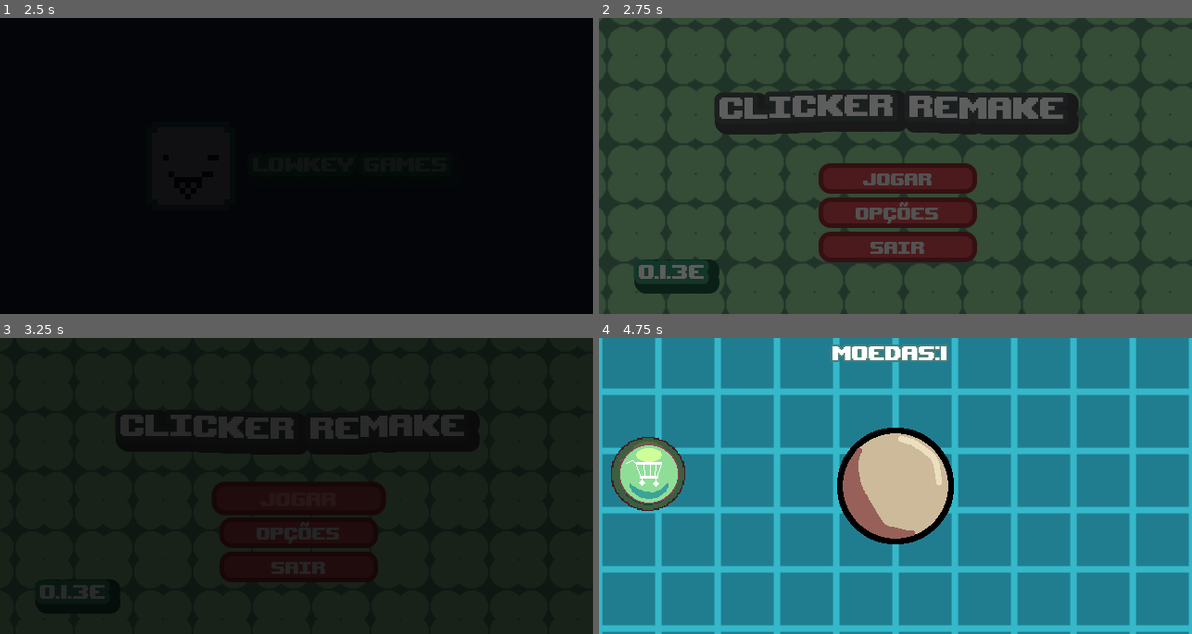
Above: before the commit, frames 1-4 (two rows, left to right).
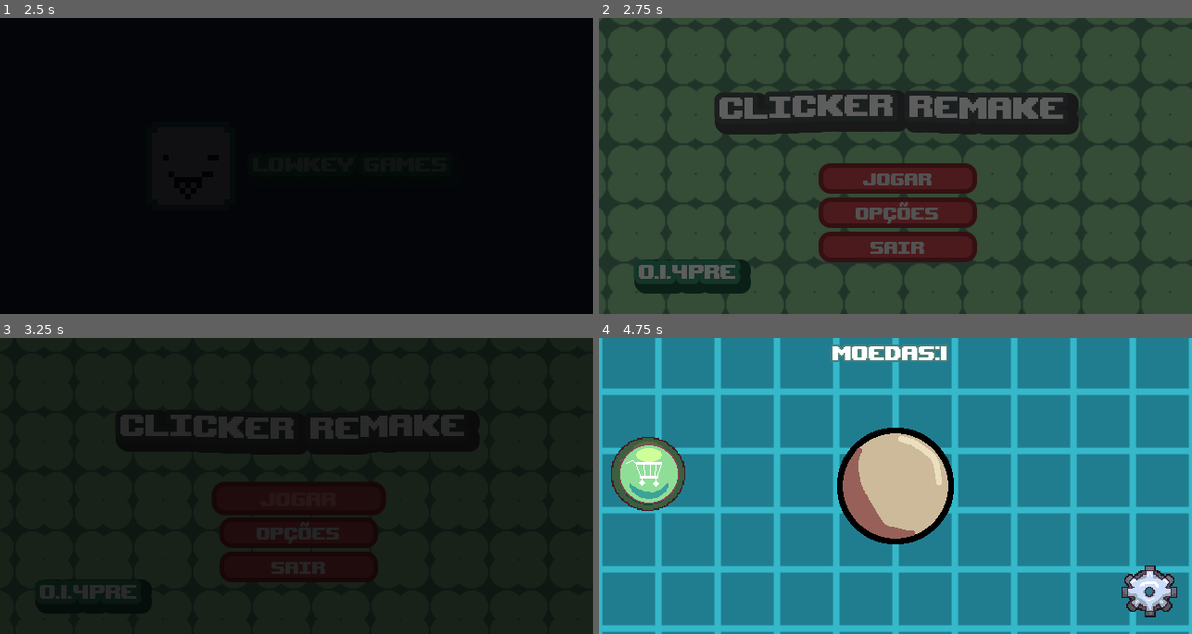
Above: after the commit, the same moments.

Repository: NormyNaoExiste/clicker-remake
Game: Godot game, scene res://Cenas/splash_screen.tscn
The game is run twice, just before and just after one commit, with the same random seed, the same clock (stepped at 60 frames per second) and the same inputs.
Inputs (mouse positions are in pixels of both pictures, inside the frame that each line leads up to):
- Up to frame 1 (2.5 s): move the mouse to (426, 151) at 0.52 s; tap Enter at 1.25 s; move the mouse to (177, 180) at 1.27 s; tap Space at 2 s; move the mouse to (355, 100) at 2.02 s
- Up to frame 2 (2.75 s): no input
- Up to frame 3 (3.25 s): click "Jogar" at 2.75 s
- Up to frame 4 (4.75 s): click (895, 486) at 3.5 s; click (1150, 589) at 4.27 s

Frame 1 is identical in both runs. In frame 2, 0.7% of the frame differs, in the area x 12-26%, y 81-94%; in frame 3, 0.2%; in frame 4, 1.1%, in the area x 88-98%, y 76-95%.

Commit message:
Banana completamente implementada

Diff:
--- a/Cenas/jogo.tscn
+++ b/Cenas/jogo.tscn
@@ -12,6 +12,7 @@
 [ext_resource type="PackedScene" uid="uid://c1d21pv3a3lxf" path="res://Cenas/fade.tscn" id="10_0iqwg"]
 [ext_resource type="Script" uid="uid://wdun4ksyiy5s" path="res://Scripts/Botões/BuyUpgradeButton.gd" id="10_j7fpx"]
 [ext_resource type="Texture2D" uid="uid://c4i2s0d4xu2cv" path="res://Assets/banana.png" id="11_0ekxr"]
+[ext_resource type="Texture2D" uid="uid://dij352v1s7u4w" path="res://Assets/cog.png" id="13_3pkuu"]
 
 [sub_resource type="ShaderMaterial" id="ShaderMaterial_p2wm8"]
 shader = ExtResource("1_ovbra")
@@ -71,6 +72,11 @@
 
 [sub_resource type="StyleBoxEmpty" id="StyleBoxEmpty_4aojw"]
 
+[sub_resource type="LabelSettings" id="LabelSettings_n6akw"]
+font = ExtResource("7_0ekxr")
+outline_size = 7
+outline_color = Color(0.19328687, 0.47863412, 0.5786003, 1)
+
 [sub_resource type="LabelSettings" id="LabelSettings_r4inx"]
 font = ExtResource("7_0ekxr")
 font_size = 30
@@ -138,8 +144,33 @@
 scale = Vector2(1.2460938, 1.2460938)
 texture = ExtResource("2_03mvh")
 
+[node name="Config" type="TextureButton" parent="." unique_id=1087339017]
+texture_filter = 1
+layout_mode = 1
+anchors_preset = -1
+anchor_left = 0.878
+anchor_top = 0.753
+anchor_right = 0.97800004
+anchor_bottom = 0.95300007
+offset_left = 0.079956055
+offset_top = 0.039993286
+offset_right = 0.079956055
+offset_bottom = 0.039978027
+grow_horizontal = 0
+grow_vertical = 0
+texture_normal = ExtResource("13_3pkuu")
+texture_pressed = ExtResource("13_3pkuu")
+script = ExtResource("5_xmmbr")
+metadata/_edit_use_anchors_ = true
+
+[node name="Sprite2D" type="Sprite2D" parent="Config" unique_id=37957874]
+modulate = Color(0.50140655, 0.5014065, 0.5014065, 1)
+z_index = -1
+position = Vector2(32, 32)
+scale = Vector2(1.246, 1.246)
+texture = ExtResource("13_3pkuu")
+
 [node name="ShopMenu" parent="." unique_id=1088958588 instance=ExtResource("8_p2wm8")]
-visible = false
 layout_mode = 1
 
 [node name="ShopSideButtons" type="VBoxContainer" parent="ShopMenu" unique_id=954783632]
@@ -193,6 +224,7 @@
 offset_bottom = 0.16000366
 theme_override_styles/panel = SubResource("StyleBoxFlat_0ekxr")
 script = ExtResource("9_r4inx")
+upgrade_name = "Banana"
 metadata/_edit_use_anchors_ = true
 
 [node name="BuyButton" type="Button" parent="ShopMenu/ShopUpgradeSlot1" unique_id=67401261]
@@ -227,6 +259,22 @@
 layout_mode = 2
 texture = ExtResource("11_0ekxr")
 
+[node name="Upgrade1Level" type="Label" parent="ShopMenu/ShopUpgradeSlot1" unique_id=2051966230]
+layout_mode = 1
+anchors_preset = -1
+anchor_left = 0.294
+anchor_top = 0.39600003
+anchor_right = 0.734
+anchor_bottom = 0.545
+offset_left = -0.046001434
+offset_top = 0.015995026
+offset_right = -8.006004
+offset_bottom = 0.069999695
+text = "LVL: 0"
+label_settings = SubResource("LabelSettings_n6akw")
+horizontal_alignment = 1
+metadata/_edit_use_anchors_ = true
+
 [node name="ShopUpgradeSlot2" type="Panel" parent="ShopMenu" unique_id=406801228]
 layout_mode = 1
 anchors_preset = -1
@@ -261,6 +309,16 @@
 script = ExtResource("10_j7fpx")
 metadata/_edit_use_anchors_ = true
 
+[node name="Upgrade2Level" type="Label" parent="ShopMenu/ShopUpgradeSlot2" unique_id=623018123]
+layout_mode = 0
+offset_left = 32.0
+offset_top = 61.0
+offset_right = 72.0
+offset_bottom = 84.0
+text = "0"
+label_settings = SubResource("LabelSettings_n6akw")
+horizontal_alignment = 1
+
 [node name="ShopUpgradeSlot3" type="Panel" parent="ShopMenu" unique_id=181903543]
 layout_mode = 1
 anchors_preset = -1
@@ -295,6 +353,16 @@
 script = ExtResource("10_j7fpx")
 metadata/_edit_use_anchors_ = true
 
+[node name="Upgrade3Level" type="Label" parent="ShopMenu/ShopUpgradeSlot3" unique_id=1335784055]
+layout_mode = 0
+offset_left = 32.0
+offset_top = 61.0
+offset_right = 72.0
+offset_bottom = 84.0
+text = "0"
+label_settings = SubResource("LabelSettings_n6akw")
+horizontal_alignment = 1
+
 [node name="MoedasLabel" type="Label" parent="." unique_id=613262782]
 texture_filter = 3
 layout_mode = 1
--- a/Cenas/menu_principal.tscn
+++ b/Cenas/menu_principal.tscn
@@ -152,7 +152,7 @@
 offset_top = 0.15997314
 offset_right = -0.16001129
 offset_bottom = -0.040008545
-text = "0.1.3e"
+text = "0.1.4pre"
 label_settings = ExtResource("4_qb56n")
 metadata/_edit_use_anchors_ = true
 
@@ -162,16 +162,19 @@
 
 [node name="OptionsExit" type="Button" parent="Options" unique_id=1869578060]
 layout_mode = 1
-anchors_preset = -1
-anchor_left = 0.48000002
-anchor_top = 0.78700006
-anchor_right = 0.558
-anchor_bottom = 0.878
-offset_left = -0.2000122
-offset_top = 0.15997314
-offset_right = -0.120025635
-offset_bottom = 0.039978027
-text = "exit"
+anchors_preset = 7
+anchor_left = 0.5
+anchor_top = 1.0
+anchor_right = 0.5
+anchor_bottom = 1.0
+offset_left = -34.5
+offset_top = -62.0
+offset_right = 34.5
+offset_bottom = -31.0
+grow_horizontal = 2
+grow_vertical = 0
+text = "resumir"
+metadata/_edit_use_anchors_ = true
 
 [connection signal="pressed" from="VBoxContainer/Quit" to="." method="_on_quit_pressed"]
 [connection signal="pressed" from="Options/OptionsExit" to="." method="_on_options_exit_pressed"]
--- a/Scripts/Botões/BuyUpgradeButton.gd
+++ b/Scripts/Botões/BuyUpgradeButton.gd
@@ -12,7 +12,8 @@
 func _on_mouse_entered():
 	shop_dialogue.show()
 	shop_upgrade_slot_1._on_mouse_entered()
-	shop_dialogue.text = str("Buy ", shop_upgrade_slot_1.upgrade_text)
+	shop_dialogue.text = str("Comprar ", shop_upgrade_slot_1.upgrade_name,
+	 " por ", shop_upgrade_slot_1.upgrade_price)
 func _on_mouse_exited():
 	shop_dialogue.hide()
 	shop_upgrade_slot_1._on_mouse_exited()
--- a/Scripts/Módulos/ShopUpgradeModule.gd
+++ b/Scripts/Módulos/ShopUpgradeModule.gd
@@ -2,8 +2,9 @@
 
 @onready var shop_dialogue: Label = $"../ShopDialogue"
 
-
+@export var upgrade_name: String
 @export var upgrade_text: String
+@export var upgrade_price: int
 
 @export var hover_scale: Vector2 = Vector2(1.1, 1.1)
 @export var pressed_scale: Vector2 = Vector2(0.9, 0.9)
--- a/Scripts/Principal/Clicker.gd
+++ b/Scripts/Principal/Clicker.gd
@@ -11,26 +11,40 @@
 @onready var shop_upgrade_slot_1: Panel = $ShopMenu/ShopUpgradeSlot1
 @onready var shop_upgrade_slot_2: Panel = $ShopMenu/ShopUpgradeSlot2
 @onready var shop_upgrade_slot_3: Panel = $ShopMenu/ShopUpgradeSlot3
+@onready var upgrade_1_level: Label = $ShopMenu/ShopUpgradeSlot1/Upgrade1Level
+@onready var upgrade_2_level: Label = $ShopMenu/ShopUpgradeSlot2/Upgrade2Level
+@onready var upgrade_3_level: Label = $ShopMenu/ShopUpgradeSlot3/Upgrade3Level
 
 
 var upgrades_disponiveis:Array = []
+var upgrades
 
 var shop:bool = false
 var shop_slot1_comprado = false
 
 var moedas:int = 0
+
 var ganho:int = 1
-
+var ganho_total:int:
+	get :
+		return (ganho*multiplicador)
+var multiplicador:int = 1
 
 func _ready() -> void:
 	fadeAnim.play("fade_out")
 	_carregar_upgrades()
 
+	upgrades = upgrades_disponiveis
+
 	#carregar textos
-	shop_upgrade_slot_1.upgrade_text = "Banana"
+	shop_upgrade_slot_1.upgrade_text = "A Banana adiciona +1 por nível no seu clique"
+	shop_upgrade_slot_1.upgrade_name = "Banana"
+	shop_upgrade_slot_1.upgrade_price = upgrades[0].custo_base
+
 
 	#shop_botoes
 	buy_button.pressed.connect(_comprar_upgrades.bind(0))
+	buy_button_2.pressed.connect(_comprar_upgrades.bind(1))
 
 
 func _carregar_upgrades():
@@ -41,7 +55,14 @@
 	banana.modificador = 1
 	banana.tipo = "clique"
 
-	upgrades_disponiveis = [banana]
+
+	var cubo = UpgradeData.new()
+	cubo.nome = "Cubo"
+	cubo.custo_base = 120
+	cubo.modificador = 2
+	cubo.tipo = "multiplicador"
+
+	upgrades_disponiveis = [banana, cubo]
 
 func _comprar_upgrades(indice: int):
 	var upgrade = upgrades_disponiveis[indice]
@@ -50,7 +71,25 @@
 	if moedas >= custo:
 		moedas -= custo
 		upgrade.nivel += 1
-		ganho += upgrade.modificador
+
+		match upgrade.tipo:
+			"clique":
+				ganho += upgrade.modificador
+			"multiplicador":
+				multiplicador *= upgrade.modificador
+
+		var novo_custo = upgrade.custo_base * (upgrade.nivel + 1)
+
+		match indice:
+			0:
+				upgrade_1_level.text = str("LVL: ", upgrade.nivel)
+				shop_upgrade_slot_1.upgrade_text = str(
+					"Banana está dando: +", ganho, " por clique")
+				shop_upgrade_slot_1.upgrade_price = novo_custo
+
+			1:
+				upgrade_2_level.text = str(upgrade.nivel)
+
 		print("Sucesso")
 	else:
 		print("Moedas insuficientes")
@@ -65,8 +104,10 @@
 	moedasLabel.text = str("Moedas:", moedas)
 	if !shop:
 		shop_menu.hide()
+
+
 func _on_bola_pressed() -> void:
-	moedas += ganho
+	moedas += ganho_total
 
 
 func _on_shop_button_pressed() -> void:
Binary file added: Assets/BGicon.png
Not shown, added: Assets/BGicon.png.import
Binary file added: Assets/FRicon.png
Not shown, added: Assets/FRicon.png.import
Not shown, changed: export_presets.cfg
Not shown, added: Builds/Android/cl_remake0.1.4pre.apk
Not shown, added: Builds/Android/cl_remake0.1.4pre.apk.idsig
